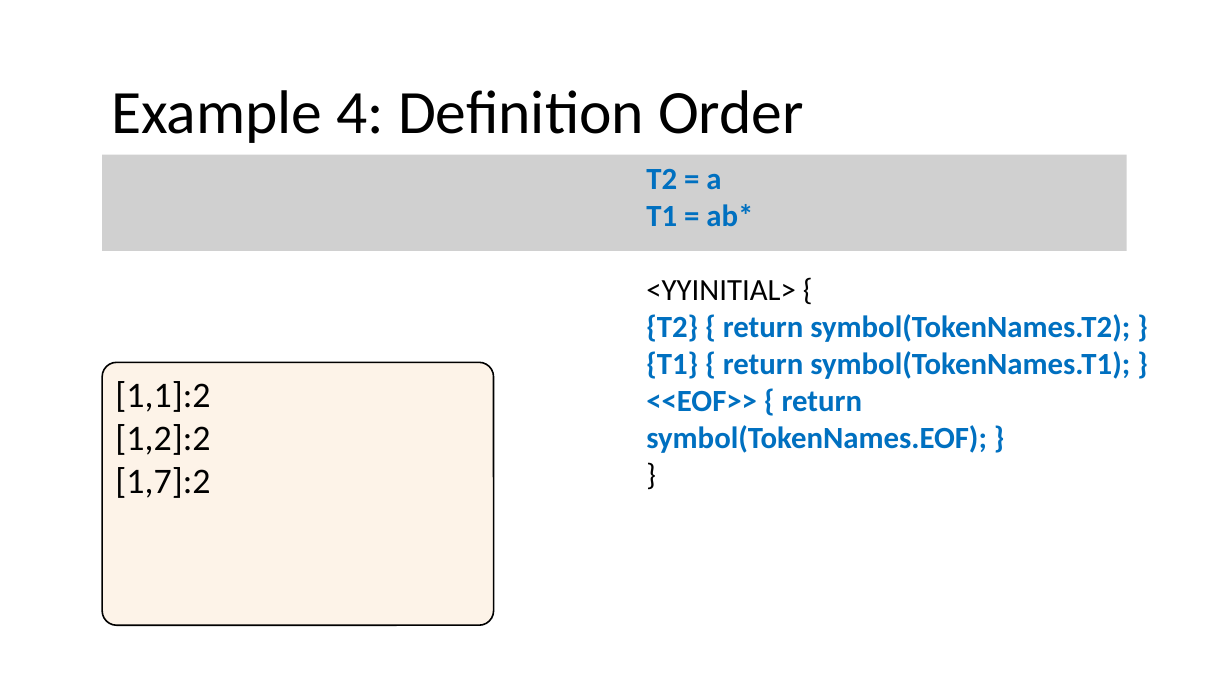
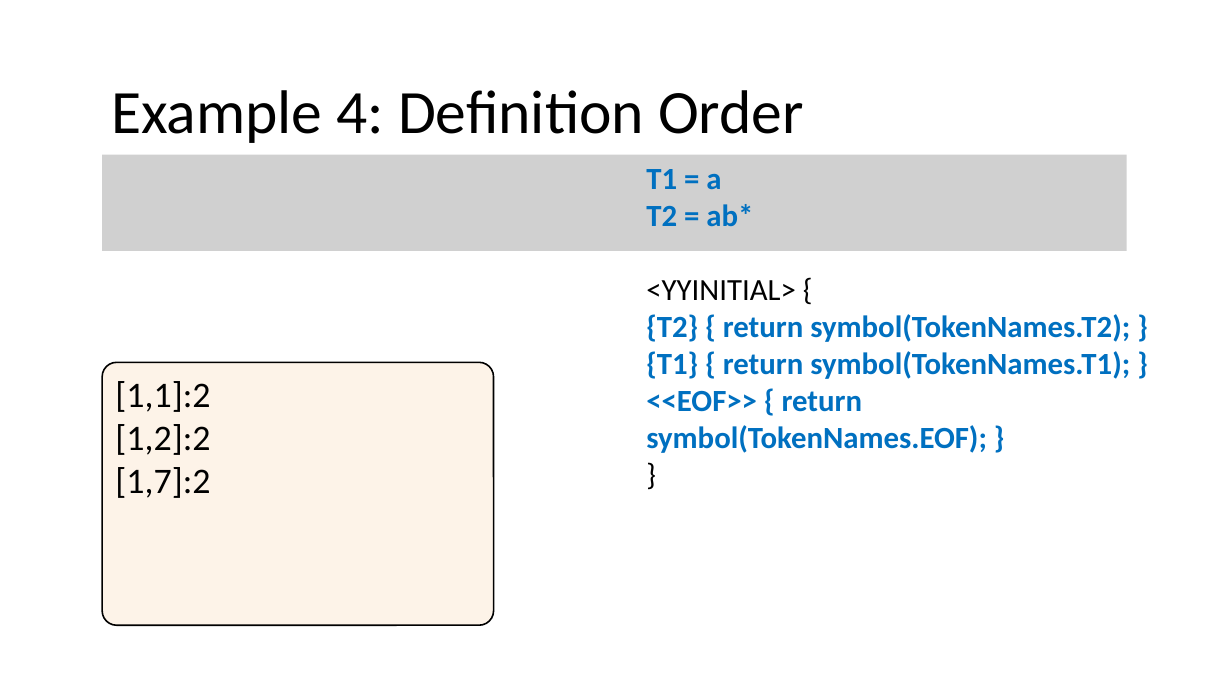
Before and after one commit to nivshani/compilation, a slide deck: slide 115 of slides/lexical_analysis.pptx. Drawn at 1232x693 pixels with LibreOffice and Linux fonts; fonts in the diff are those of the drawing; grey boxes stand for pictures. Boxes give left, top, right and bottom in pixels: in the first picture for what was removed or moved away, otherwise in the second. Text is boxed around its words. In the diff, an @@ line names an element or a change of style, - is before the commit and + after.

```diff
--- a/slides/lexical_analysis.pptx
+++ b/slides/lexical_analysis.pptx
@@ text at [646,169,753,227]: text changed @@
-T2 = a
-T1 = ab*
+T1 = a
+T2 = ab*
```
Also in this commit, not shown: 1 other slide changed, 1 other file.
